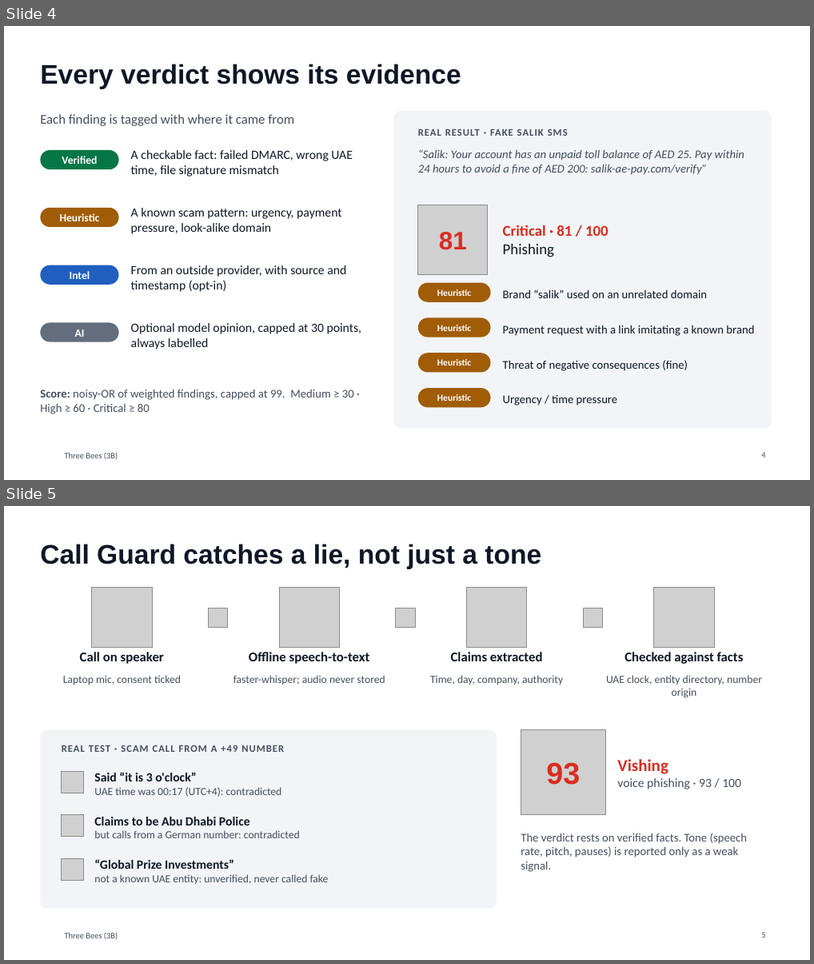
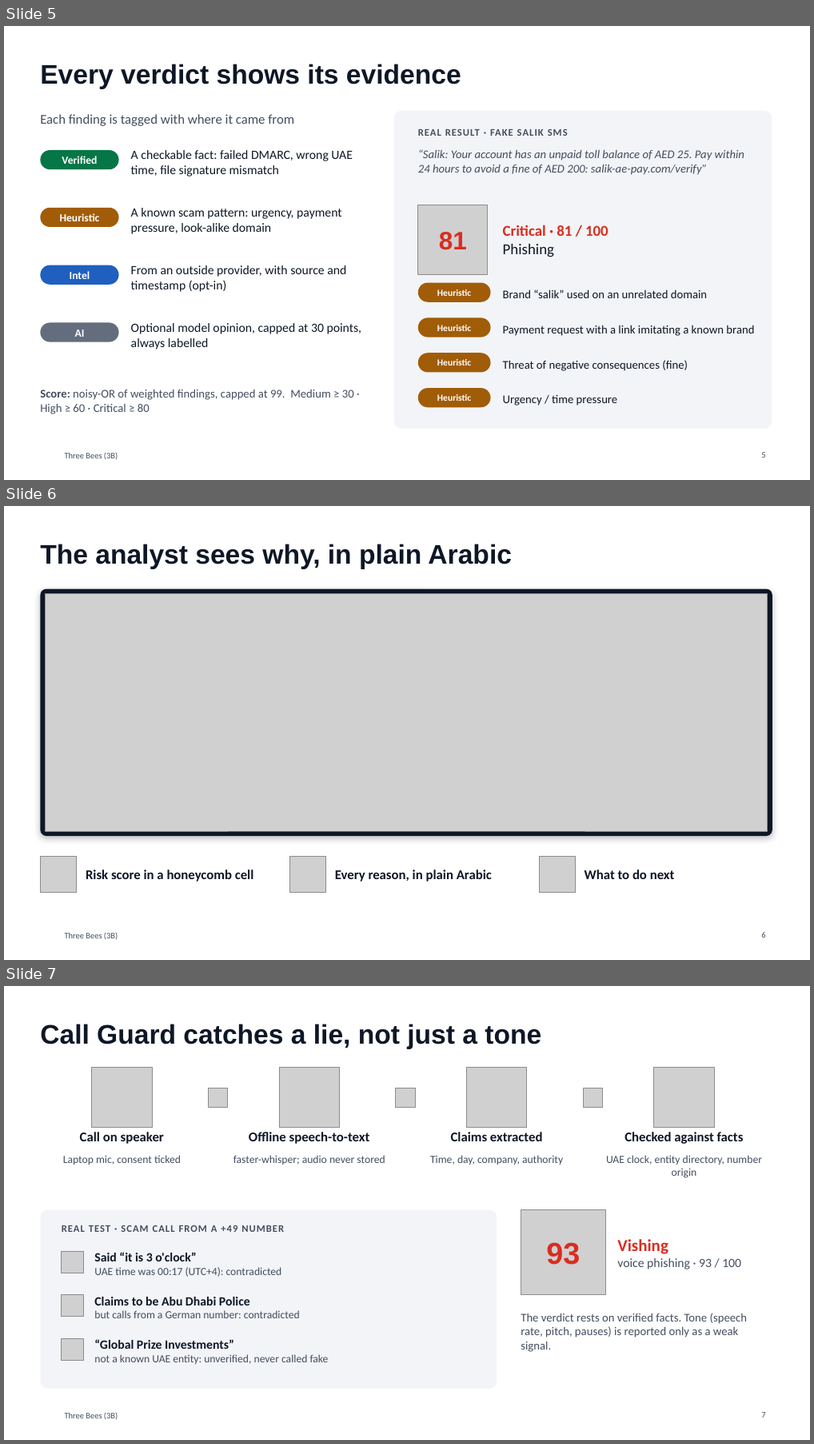
Before and after one commit to Mezx-1/three-bees, a slide deck: docs/presentation/ThreeBees_3B.pptx. Shown one above the other, each under a label of ours: slides 4 and 5 before the commit, slides 5, 6 and 7 after it. The pictures are 814x964 and 814x1444 pixels, drawn with LibreOffice and Linux fonts; fonts in the diff are those of the drawing; grey boxes stand for pictures; background and template pictures are left out. Boxes give left, top, right and bottom in pixels: in the first picture for what was removed or moved away, otherwise in the second. Text is boxed around its words. In the diff, an @@ line names an element or a change of style, - is before the commit and + after.

```diff
--- a/docs/presentation/ThreeBees_3B.pptx
+++ b/docs/presentation/ThreeBees_3B.pptx
@@ slide 6 added at <box>4,506,810,960</box>, background #FFFFFF; not listed: 1 template element that a slide beside it also shows @@
@@ title added at <box>40,544,512,569</box>, 32 pt, text #0E1726, bold @@
+The analyst sees why, in plain Arabic
@@ rounded rectangle added at <box>40,589,773,836</box>, fill #0E1726 @@
@@ picture added at <box>45,594,768,831</box> @@
@@ picture added at <box>40,856,77,892</box> @@
@@ picture added at <box>290,856,326,892</box> @@
@@ picture added at <box>539,856,576,892</box> @@
@@ text added at <box>86,869,254,881</box>, 16 pt, text #0E1726, bold @@
+Risk score in a honeycomb cell
@@ text added at <box>335,869,492,881</box>, 16 pt, text #0E1726, bold @@
+Every reason, in plain Arabic
@@ text added at <box>585,869,675,879</box>, 16 pt, text #0E1726, bold @@
+What to do next
@@ page number added at <box>762,932,766,937</box>, 10 pt, text #444E5F @@
+6
@@ what was slide 4 is now slide 5 @@
@@ page number at <box>762,452,766,457</box>: text changed @@
-4
+5
@@ what was slide 5 is now slide 7 @@
```
Also in this commit, not shown: 3 other slides added, 5 other files.
